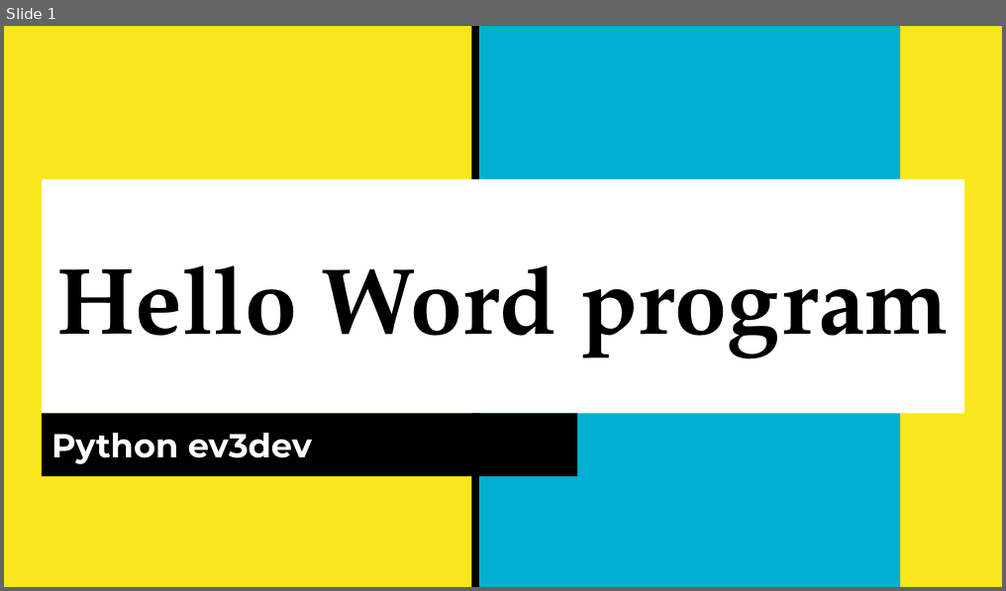
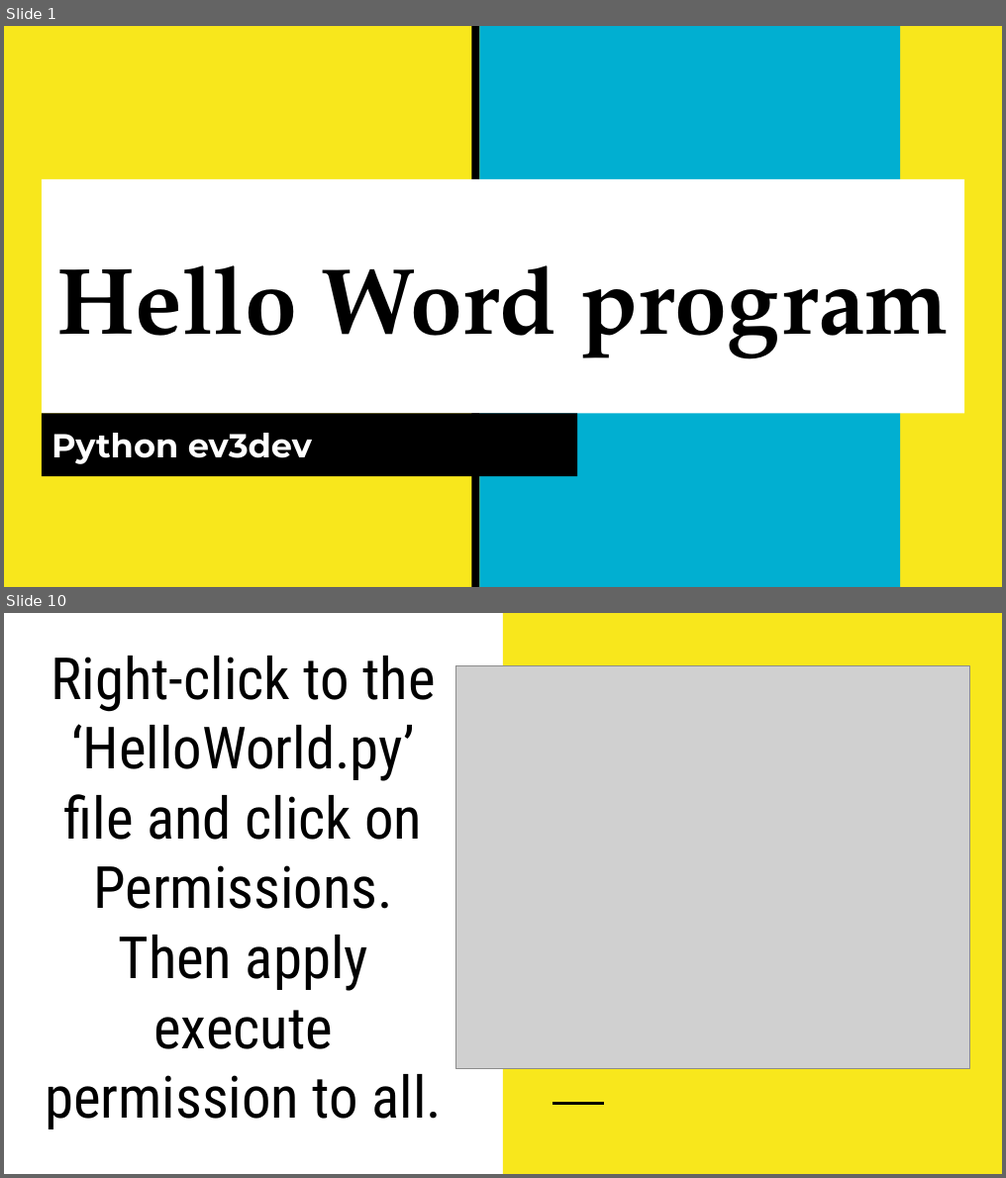
Before and after one commit to stmu-camp/ev3dev, a slide deck: PythonCodeAndDocs/Lessons/Lesson 2_ Hello World!.pptx. Shown one above the other, each under a label of ours: slide 1 before the commit, slides 1 and 10 after it; the slides between them are not shown. The pictures are 1006x591 and 1006x1178 pixels, drawn with LibreOffice and Linux fonts; fonts in the diff are those of the drawing; grey boxes stand for pictures. Boxes give left, top, right and bottom in pixels: in the first picture for what was removed or moved away, otherwise in the second. Text is boxed around its words. In the diff, an @@ line names an element or a change of style, - is before the commit and + after.

```diff
--- a/PythonCodeAndDocs/Lessons/Lesson 2_ Hello World!.pptx
+++ b/PythonCodeAndDocs/Lessons/Lesson 2_ Hello World!.pptx
@@ slide 10 added at (4,613,1002,1174), background #FFFFFF @@
@@ rectangle added at (503,613,1002,1173), fill #F8E71C @@
@@ title added at (45,656,443,1130), 42 pt, text #000000 @@
+Right-click to the ‘HelloWorld.py’ file and click on Permissions. Then apply execute permission to all.
@@ picture added at (456,665,970,1069) @@
@@ line added from (552, 1104) to (604, 1104), #000000 1.5 pt @@
```
Also in this commit, not shown: 11 other slides added, 1 slide removed, 4 other files.
